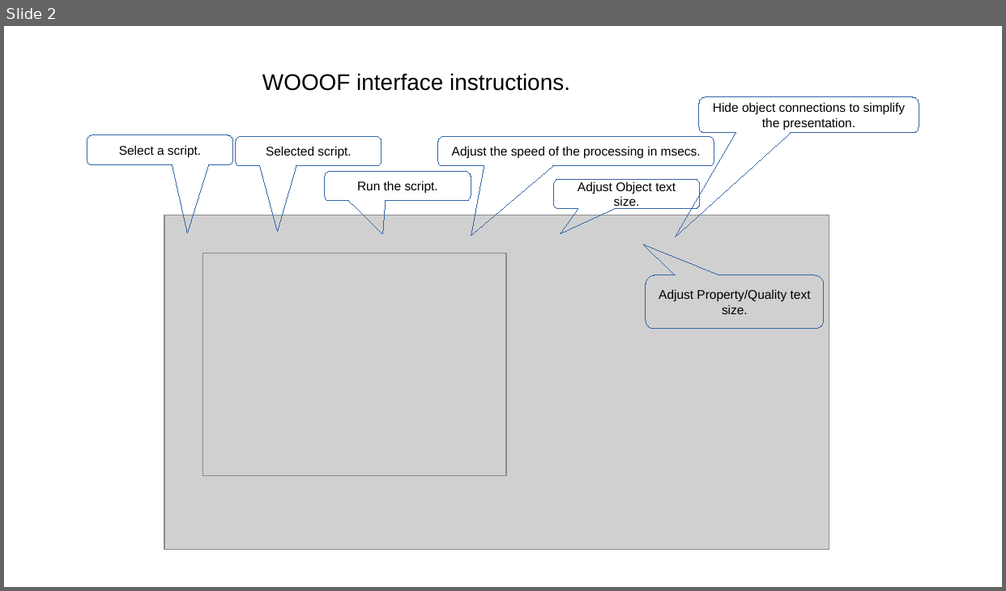
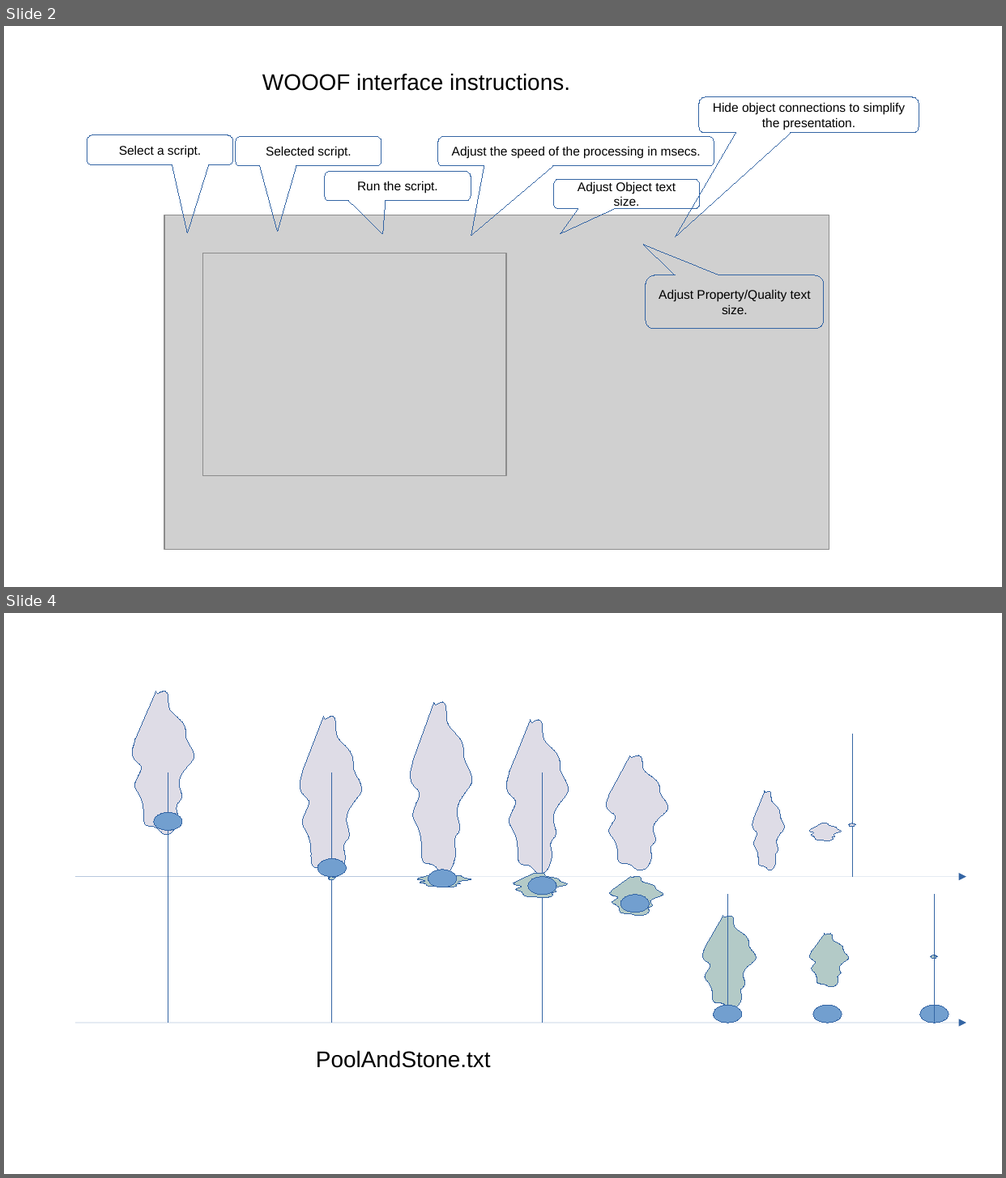
Before and after one commit to RobinBaines/OOO3, a slide deck: WOOOFNotes.odp. Shown one above the other, each under a label of ours: slide 2 before the commit, slides 2 and 4 after it; the slides between them are not shown. The pictures are 1006x591 and 1006x1178 pixels, drawn with LibreOffice and Linux fonts; fonts in the diff are those of the drawing; grey boxes stand for pictures. Boxes give left, top, right and bottom in pixels: in the first picture for what was removed or moved away, otherwise in the second. Text is boxed around its words. In the diff, an @@ line names an element or a change of style, - is before the commit and + after.

```diff
--- a/WOOOFNotes.odp
+++ b/WOOOFNotes.odp
@@ slide 4 added at [4, 613, 1002, 1174], background #FFFFFF @@
@@ freeform shape added at [133, 691, 195, 835], fill #DEDCE6, outline #3465A4 0 pt @@
@@ freeform shape added at [411, 702, 473, 874], fill #DEDCE6, outline #3465A4 0 pt @@
@@ freeform shape added at [300, 716, 363, 877], fill #DEDCE6, outline #3465A4 0 pt @@
@@ freeform shape added at [506, 720, 569, 874], fill #DEDCE6, outline #3465A4 0 pt @@
@@ freeform shape added at [606, 756, 669, 871], fill #DEDCE6, outline #3465A4 0 pt @@
@@ line added from (853, 876) to (853, 735), #3465A4 0 pt @@
@@ line added from (168, 1023) to (168, 773), #3465A4 0 pt @@
@@ line added from (332, 1023) to (332, 773), #3465A4 0 pt @@
@@ line added from (542, 1023) to (542, 773), #3465A4 0 pt @@
@@ freeform shape added at [753, 791, 786, 871], fill #DEDCE6, outline #3465A4 0 pt @@
@@ ellipse added at [153, 812, 181, 830], fill #729FCF, outline #3465A4 0 pt @@
@@ freeform shape added at [810, 823, 842, 841], fill #DEDCE6, outline #3465A4 0 pt @@
@@ freeform shape added at [849, 823, 856, 827], fill #DEDCE6, outline #3465A4 0 pt @@
@@ arrow added from (75, 876) to (966, 876), #3465A4 0 pt @@
@@ ellipse added at [317, 859, 345, 877], fill #729FCF, outline #3465A4 0 pt @@
@@ freeform shape added at [328, 876, 335, 880], fill #B3CAC7, outline #3465A4 0 pt @@
@@ freeform shape added at [418, 873, 471, 888], fill #B3CAC7, outline #3465A4 0 pt @@
@@ ellipse added at [428, 871, 458, 888], fill #729FCF, outline #3465A4 0 pt @@
@@ freeform shape added at [513, 873, 567, 898], fill #B3CAC7, outline #3465A4 0 pt @@
@@ ellipse added at [528, 876, 557, 895], fill #729FCF, outline #3465A4 0 pt @@
@@ freeform shape added at [610, 876, 663, 915], fill #B3CAC7, outline #3465A4 0 pt @@
@@ ellipse added at [620, 895, 650, 913], fill #729FCF, outline #3465A4 0 pt @@
@@ line added from (727, 1023) to (727, 895), #3465A4 0 pt @@
@@ line added from (935, 1023) to (935, 895), #3465A4 0 pt @@
@@ freeform shape added at [702, 917, 756, 1009], fill #B3CAC7, outline #3465A4 0 pt @@
@@ freeform shape added at [810, 934, 849, 987], fill #B3CAC7, outline #3465A4 0 pt @@
@@ freeform shape added at [931, 956, 939, 959], fill #B3CAC7, outline #3465A4 0 pt @@
@@ arrow added from (75, 1023) to (966, 1023), #3465A4 0 pt @@
@@ ellipse added at [714, 1005, 743, 1023], fill #729FCF, outline #3465A4 0 pt @@
@@ ellipse added at [813, 1005, 842, 1023], fill #729FCF, outline #3465A4 0 pt @@
@@ ellipse added at [920, 1005, 949, 1023], fill #729FCF, outline #3465A4 0 pt @@
@@ text added at [316, 1050, 491, 1068], 18 pt, text #000000 @@
+PoolAndStone.txt
```
Also in this commit, not shown: 1 other slide added, 2 other files.
